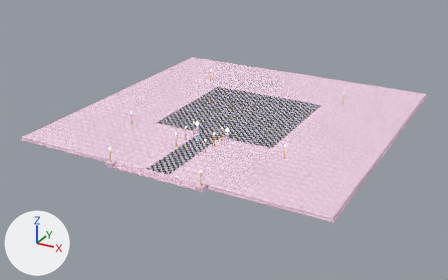
The glTF model citadel_grounds.glb: old version first, new version second.
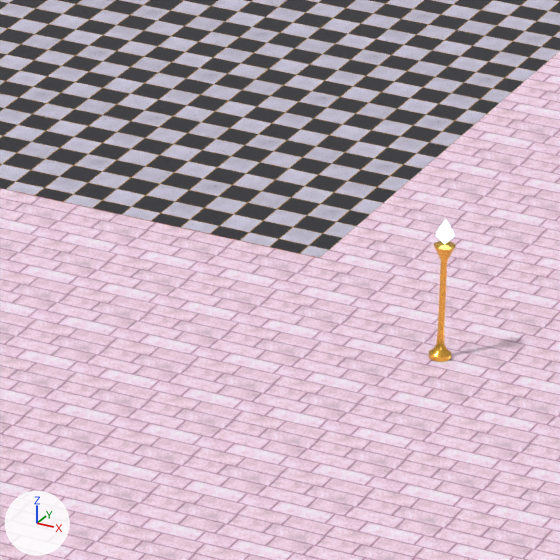
The first picture shows the older version from a camera (50 mm lens) standing at (133.0, -260.4, 115.1) and looking at (-4.7, -10.0, -10.1). The close-ups show the older and then the newer version on the part from 53% to 66% of the width and 44% to 64% of the height of that picture. Only the edits that show in the close-ups are written down. Arrows for +X, +Y and +Z are at lower left; the lights stay in place. Vertices at exactly the same position are counted once.

Script lines for the objects in view, before the commit:
```python
me_grounds_floor = bpy.data.meshes.new('grounds_floor')
me_grounds_floor.from_pydata(...)  # 17 vertices, 30 faces; spans x -31.0..31.0, y -74.7..31.0, z 1.4..1.5
me_grounds_floor.materials.append(mat_citadel_marble)
me_grounds_gold = bpy.data.meshes.new('grounds_gold')
me_grounds_gold.from_pydata(...)  # 1944 vertices, 3840 faces; spans x -40.5..40.5, y -77.5..38.5, z 1.5..7.5
me_grounds_gold.materials.append(mat_citadel_gold)
me_grounds_trim = bpy.data.meshes.new('grounds_trim')
me_grounds_trim.from_pydata(...)  # 328 vertices, 652 faces; spans x -76.0..76.0, y -79.0..78.0, z 0.0..3.0
me_grounds_trim.materials.append(mat_citadel_limestone)
ob_grounds_floor = bpy.data.objects.new('grounds_floor', me_grounds_floor)
ob_grounds_floor.location = (0.0, 0.0, 0.0)
ob_grounds_gold = bpy.data.objects.new('grounds_gold', me_grounds_gold)
ob_grounds_gold.location = (0.0, 0.0, 0.0)
ob_grounds_trim = bpy.data.objects.new('grounds_trim', me_grounds_trim)
ob_grounds_trim.location = (0.0, 0.0, 0.0)
```
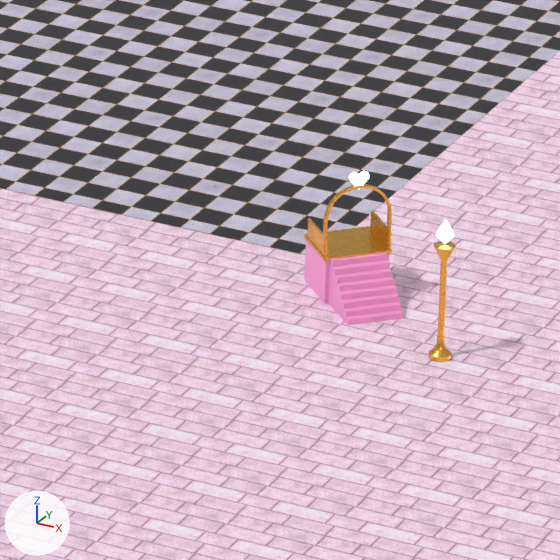
What differs and where, as boxes (x1, y1, x2, y2) in the close-ups (560 x 560 px):
```json
{"object": "grounds_pink_floor", "change": "added", "after": [305, 240, 403, 325], "on screen": "pink"}
{"object": "grounds_gold", "change": "reshaped", "before": [428, 241, 456, 362], "after": [303, 184, 456, 362]}
{"part": 1, "of": "me_grounds_gold", "change": "added", "after": [303, 184, 392, 261]}
```

Edits to the scene script, one JSON object a line:
```json
{"op": "add", "block": "mat_unicorn_stop_pink", "code": ["mat_unicorn_stop_pink = principled_material('Unicorn_Stop_Pink')", "mat_unicorn_stop_pink.base_color = (1.0, 0.38, 0.7)  # pink #ffa6da"]}
{"block": "me_grounds_gold", "where": "# used by ob_grounds_gold; location = (0.0, 0.0, 0.0)"}
{"op": "remove", "block": "me_grounds_gold", "code": "me_grounds_gold.from_pydata(...)  # 1944 vertices, 3840 faces; spans x -40.5..40.5, y -77.5..38.5, z 1.5..7.5"}
{"op": "add", "block": "me_grounds_gold", "code": "me_grounds_gold.from_pydata(...)  # 2928 vertices, 5808 faces; spans x -40.5..40.5, y -77.5..38.5, z 1.5..7.5"}
{"block": "me_grounds_gold", "change": "me_grounds_gold part 1: a new loose piece of 246 vertices spanning x 31.3..35.5, y -35.5..-31.3, z 3.6..7.0, in mat_citadel_gold"}
{"block": "me_grounds_gold", "change": "other edits to the shape of me_grounds_gold do not show in these pictures"}
{"op": "add", "block": "me_grounds_pink_floor", "code": ["me_grounds_pink_floor = bpy.data.meshes.new('grounds_pink_floor')", "me_grounds_pink_floor.from_pydata(...)  # 176 vertices, 320 faces; spans x -36.9..36.9, y -36.9..36.9, z 1.5..3.7", "me_grounds_pink_floor.materials.append(mat_unicorn_stop_pink)  # pink #ffa6da"]}
{"op": "add", "block": "ob_grounds_pink_floor", "code": ["ob_grounds_pink_floor = bpy.data.objects.new('grounds_pink_floor', me_grounds_pink_floor)", "ob_grounds_pink_floor.location = (0.0, 0.0, 0.0)"]}
```
